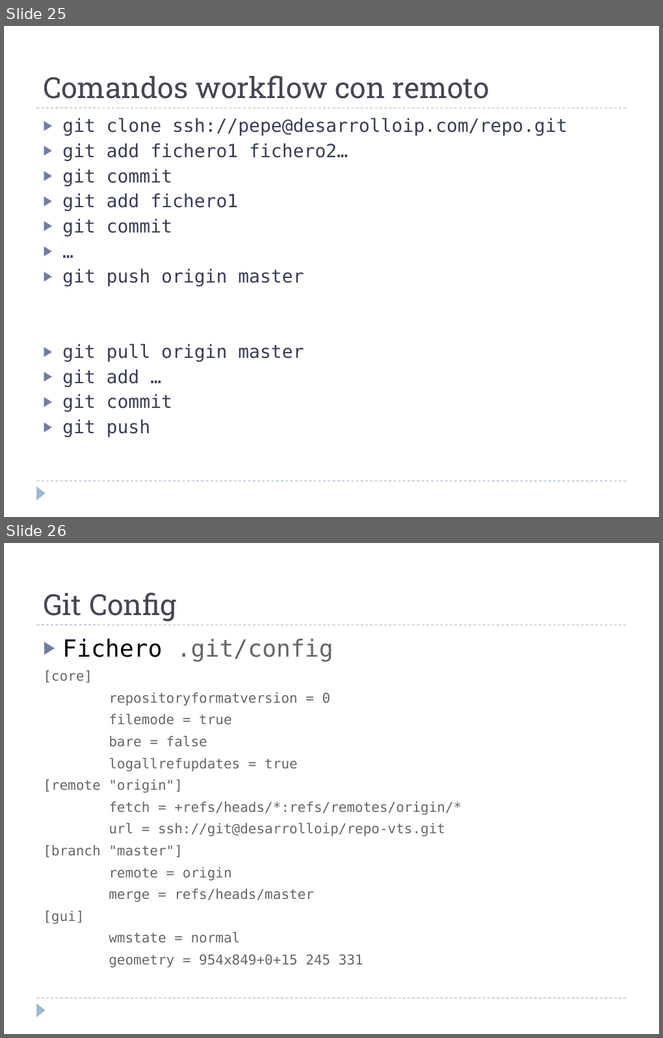
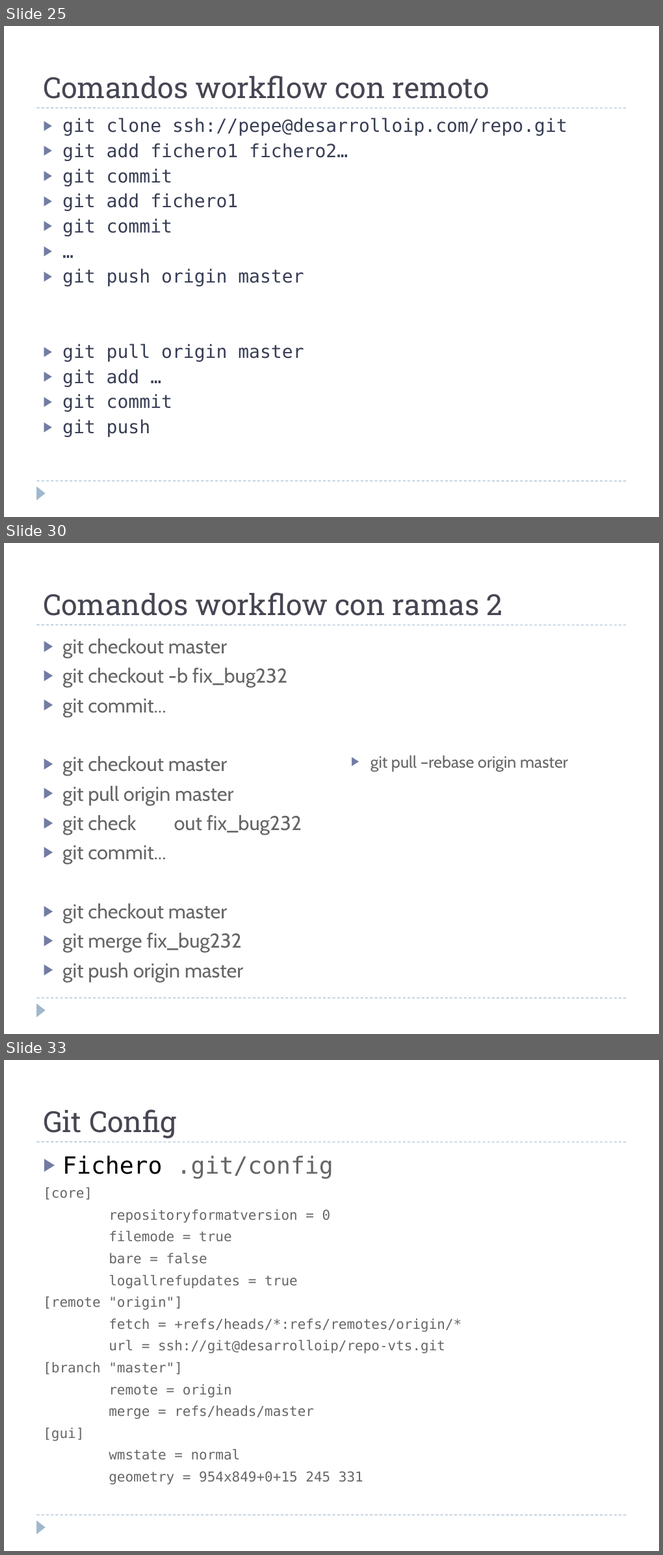
Before and after one commit to martina-if/curso_git, a slide deck: GIT.ppt. Shown one above the other, each under a label of ours: slides 25 and 26 before the commit, slides 25, 30 and 33 after it; the slides between them are not shown. The pictures are 663x1038 and 663x1555 pixels, drawn with LibreOffice and Linux fonts; fonts in the diff are those of the drawing. Boxes give left, top, right and bottom in pixels: in the first picture for what was removed or moved away, otherwise in the second. Text is boxed around its words. In the diff, an @@ line names an element or a change of style, - is before the commit and + after.

```diff
--- a/GIT.ppt
+++ b/GIT.ppt
@@ slide 30 added at (x1=4, y1=543, x2=659, y2=1034), background #FFFFFF; not listed: 3 template elements that a slide beside it also shows @@
@@ title added at (x1=43, y1=592, x2=503, y2=616), 32 pt, text #464653 @@
+Comandos workflow con ramas 2
@@ text added at (x1=62, y1=639, x2=302, y2=982), 22 pt, text #666666 @@
+▶ git checkout master
+▶ git checkout -b fix_bug232
+▶ git commit...
+▶ git checkout master
+▶ git pull origin master
+▶ git check out fix_bug232
+▶ git commit...
+▶ git checkout master
+▶ git merge fix_bug232
+▶ git push origin master
@@ text added at (x1=371, y1=756, x2=568, y2=772), 18 pt, text #666666 @@
+▶ git pull –rebase origin master
@@ what was slide 26 is now slide 33 @@
```
Also in this commit, not shown: 4 slides changed, 6 other slides added.
